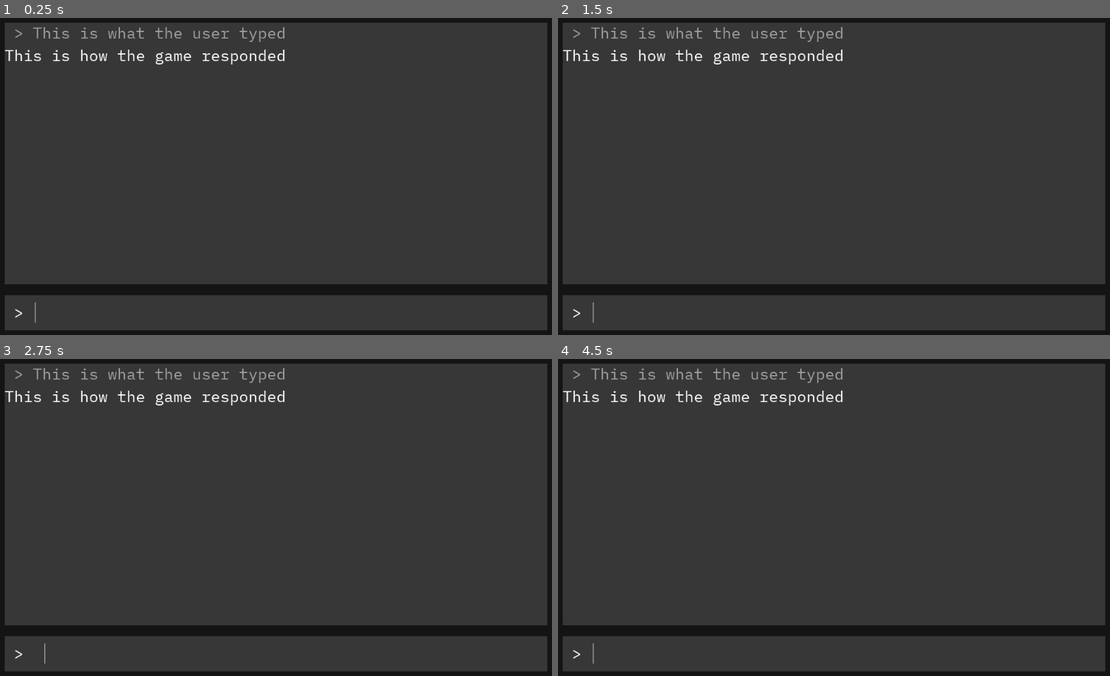
Above: before the commit, frames 1-4 (two rows, left to right).
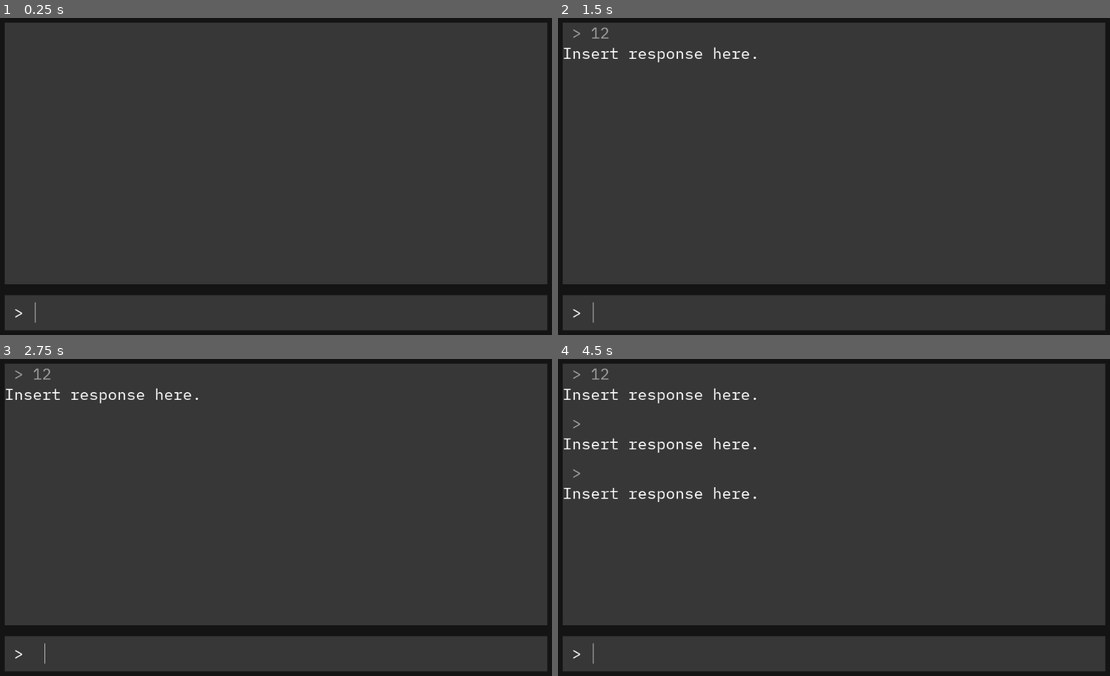
Above: after the commit, the same moments.

Repository: dmartintucker/godot-textAdventure
Game: Godot game, scene res://Game.tscn
Same seed, same stepped clock (60 frames per second), same inputs: the game is played once before the commit and once after it.
Inputs (mouse positions are in pixels of both pictures, inside the frame that each line leads up to):
- Up to frame 1 (0.25 s): no input
- Up to frame 2 (1.5 s): click (850, 312) at 0.52 s; type "12" at 0.6 s; tap Enter at 1.25 s
- Up to frame 3 (2.75 s): tap Space at 2 s
- Up to frame 4 (4.5 s): tap Enter at 2.75, 4.25 s; tap Space at 3.5 s

The runs differ from the first frame. In frame 1, 1.0% of the frame differs, in the area x 0-52%, y 2-15%; in frame 2, 1.2%; in frame 3, 1.2%; in frame 4, 2.0%, in the area x 0-52%, y 2-46%.

Commit message:
programmatic child scene instance creation

Diff:
--- a/Game.gd
+++ b/Game.gd
@@ -1,6 +1,31 @@
 extends Control
 
+const InputResponse = preload("res://InputResponse.tscn")
+export (int) var max_lines_remembered := 30
+var max_scroll_length := 0
 
+onready var history_rows = $Background/MarginContainer/Rows/GameInfo/ScrollContainer/HistoryRows
+onready var scroll = $Background/MarginContainer/Rows/GameInfo/ScrollContainer
+onready var scrollbar = scroll.get_v_scrollbar()
+
+func _ready() -> void:
+	scrollbar.connect("changed", self, "handle_scrollbar_changed")
+	max_scroll_length = scrollbar.max_value
+
+func handle_scrollbar_changed() -> void:
+	if max_scroll_length != scrollbar.max_value:
+		max_scroll_length = scrollbar.max_value
+		scroll.scroll_vertical = scrollbar.max_value
 
 func _on_Input_text_entered(new_text: String) -> void:
-	print(new_text)
+	if new_text.empty():
+		return
+
+	var input_response = InputResponse.instance()
+	input_response.set_text(new_text, "Insert response here.")
+	history_rows.add_child(input_response)
+
+	if history_rows.get_child_count() > max_lines_remembered:
+		var rows_to_forget = history_rows.get_child_count() - max_lines_remembered
+		for i in range(rows_to_forget):
+			history_rows.get_child(i).queue_free()
--- a/Game.tscn
+++ b/Game.tscn
@@ -45,27 +45,13 @@
 size_flags_vertical = 3
 custom_styles/panel = SubResource( 2 )
 
-[node name="HistoryRows" type="VBoxContainer" parent="Background/MarginContainer/Rows/GameInfo"]
+[node name="ScrollContainer" type="ScrollContainer" parent="Background/MarginContainer/Rows/GameInfo"]
 margin_right = 984.0
 margin_bottom = 476.0
+scroll_horizontal_enabled = false
 
-[node name="InputResponse" type="VBoxContainer" parent="Background/MarginContainer/Rows/GameInfo/HistoryRows"]
-margin_right = 984.0
-margin_bottom = 78.0
-
-[node name="InputHistory" type="Label" parent="Background/MarginContainer/Rows/GameInfo/HistoryRows/InputResponse"]
-margin_right = 984.0
-margin_bottom = 37.0
-custom_colors/font_color = Color( 0.631373, 0.631373, 0.631373, 1 )
-custom_fonts/font = ExtResource( 2 )
-text = " > This is what the user typed"
-
-[node name="Response" type="Label" parent="Background/MarginContainer/Rows/GameInfo/HistoryRows/InputResponse"]
-margin_top = 41.0
-margin_right = 984.0
-margin_bottom = 78.0
-custom_fonts/font = ExtResource( 2 )
-text = "This is how the game responded"
+[node name="HistoryRows" type="VBoxContainer" parent="Background/MarginContainer/Rows/GameInfo/ScrollContainer"]
+custom_constants/separation = 16
 
 [node name="InputArea" type="PanelContainer" parent="Background/MarginContainer/Rows"]
 margin_top = 496.0
--- /dev/null
+++ b/InputResponse.gd
@@ -0,0 +1,7 @@
+extends VBoxContainer
+
+# Let's access input response var on the fly, not permanently
+
+func set_text(input: String, response: String):
+	$InputHistory.text = ' > ' + input
+	$Response.text = response
--- /dev/null
+++ b/InputResponse.tscn
@@ -0,0 +1,24 @@
+[gd_scene load_steps=3 format=2]
+
+[ext_resource path="res://fonts/plex_mono_28.tres" type="DynamicFont" id=1]
+[ext_resource path="res://InputResponse.gd" type="Script" id=2]
+
+[node name="InputResponse" type="VBoxContainer"]
+margin_right = 984.0
+margin_bottom = 78.0
+custom_constants/separation = 0
+script = ExtResource( 2 )
+
+[node name="InputHistory" type="Label" parent="."]
+margin_right = 984.0
+margin_bottom = 37.0
+custom_colors/font_color = Color( 0.631373, 0.631373, 0.631373, 1 )
+custom_fonts/font = ExtResource( 1 )
+text = " > This is what the user entered"
+
+[node name="Response" type="Label" parent="."]
+margin_top = 37.0
+margin_right = 984.0
+margin_bottom = 74.0
+custom_fonts/font = ExtResource( 1 )
+text = "This is how the game responded"
